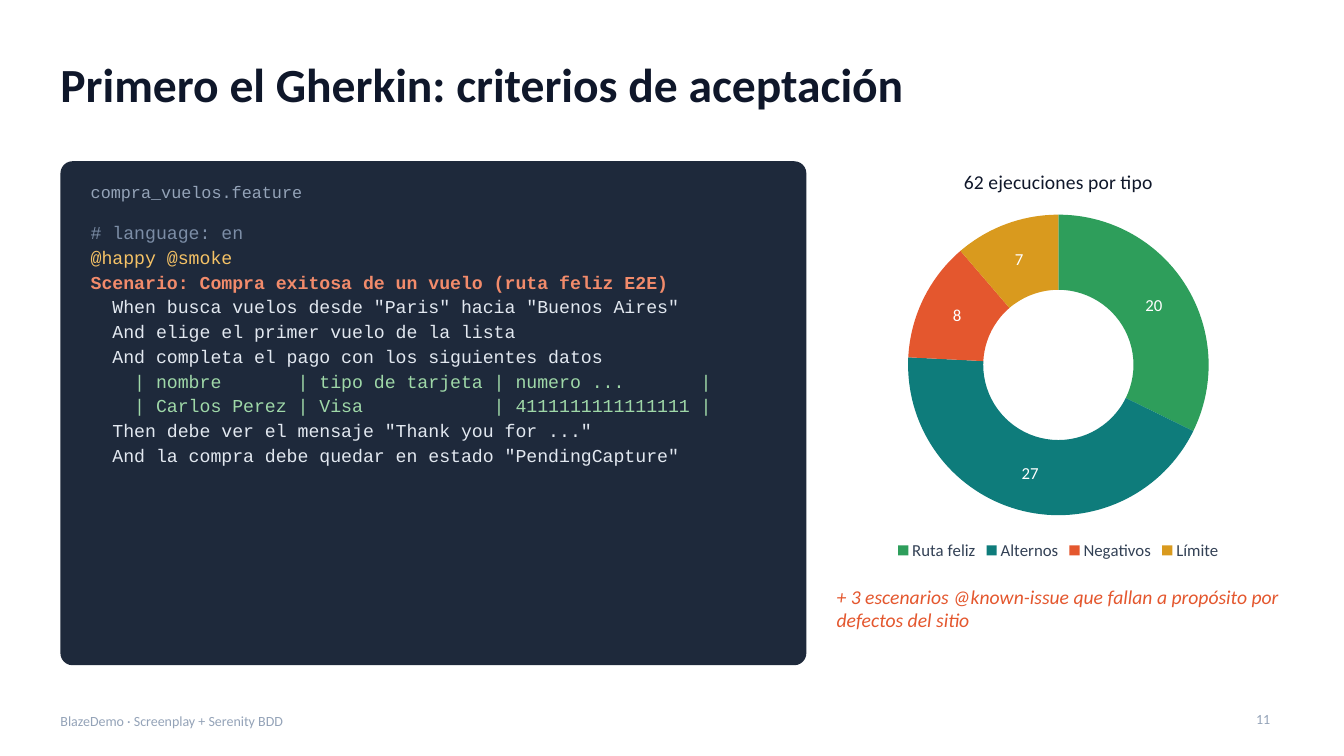
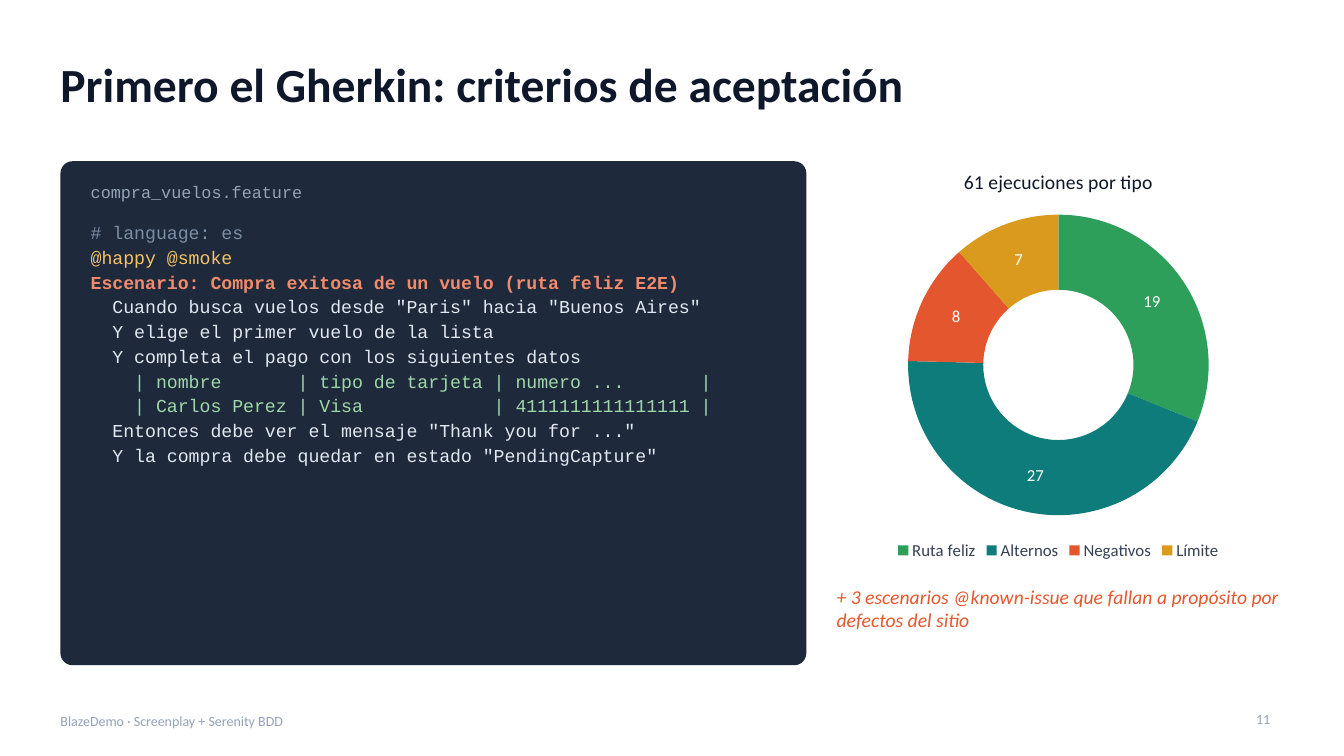
Before and after one commit to Santiagodutr/blazedemo-screenplay-serenity, a slide deck: slide 11 of presentacion/BlazeDemo_Screenplay_Sustentacion.pptx. Drawn at 1344x756 pixels with LibreOffice and Linux fonts; fonts in the diff are those of the drawing. Boxes give left, top, right and bottom in pixels: in the first picture for what was removed or moved away, otherwise in the second. Text is boxed around its words. In the diff, an @@ line names an element or a change of style, - is before the commit and + after.

Commit message:
Revierte main al estado de d4b9ec1
Deshace los commits 6af1bb2 (presentación y guiones) y 65196f7 (rama
entrega/gherkin-reportes-serenity). El contenido queda igual al de d4b9ec1.
La rama entrega/gherkin-reportes-serenity sigue disponible en el remoto.

```diff
--- a/presentacion/BlazeDemo_Screenplay_Sustentacion.pptx
+++ b/presentacion/BlazeDemo_Screenplay_Sustentacion.pptx
@@ doughnut chart at bbox=[837, 151, 1280, 565] @@
@@ title "62 ejecuciones por tipo" to "61 ejecuciones por tipo" @@
@@ Series 1, Ruta feliz: 20 to 19 @@
@@ text at bbox=[112, 227, 243, 243]: text changed @@
-# language: en
+# language: es
@@ text at bbox=[91, 276, 700, 367]: text changed @@
-Scenario: Compra exitosa de un vuelo (ruta feliz E2E)
-When busca vuelos desde "Paris" hacia "Buenos Aires"
-And elige el primer vuelo de la lista
-And completa el pago con los siguientes datos
+Escenario: Compra exitosa de un vuelo (ruta feliz E2E)
+Cuando busca vuelos desde "Paris" hacia "Buenos Aires"
+Y elige el primer vuelo de la lista
+Y completa el pago con los siguientes datos
@@ text at bbox=[112, 424, 657, 466]: text changed @@
-Then debe ver el mensaje "Thank you for ..."
-And la compra debe quedar en estado "PendingCapture"
+Entonces debe ver el mensaje "Thank you for ..."
+Y la compra debe quedar en estado "PendingCapture"
```
Also in this commit, not shown: 9 other slides changed, 11 other files.
